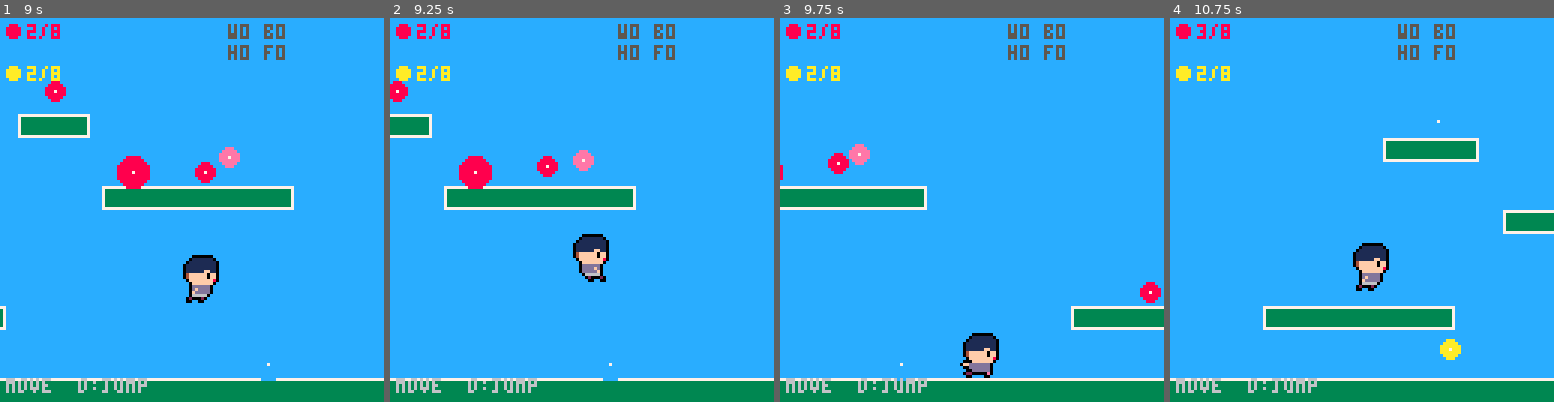
Above: before the commit, frames 1-4 (left to right).
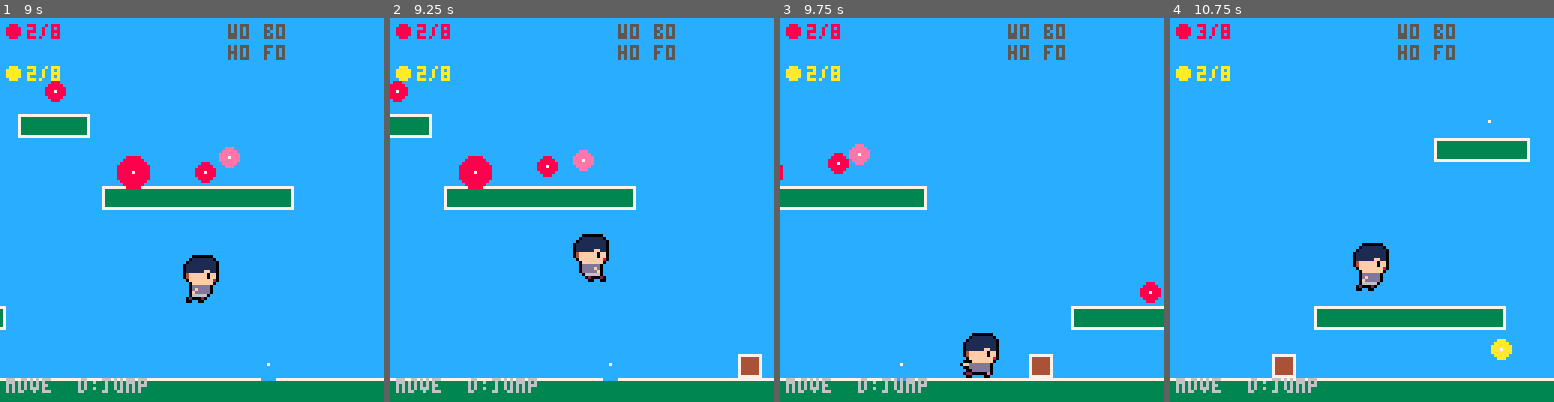
Above: after the commit, the same moments.

Repository: adelacrooz/game1-family-adventure
Game: PICO-8 cartridge game1.p8
Same seed, same stepped clock (60 frames per second), same inputs: the game is played once before the commit and once after it.
Inputs:
- Up to frame 1 (9 s): tap X (X key) at 0.33, 0.7, 1.43, 2.58, 3.1, 3.62, 4.13, 4.65, 5.17, 5.68, 6.2, 6.72, 7.23, 7.75, 8.27, 8.78 s; tap O (Z key) at 1.07, 1.8, 2.43, 3.07, 3.7, 4.33, 4.97, 5.6, 6.23, 6.87, 7.5, 8.13, 8.77 s; hold Right 2.33-3.33 s; hold Right 3.38-4.22 s; hold Up 4.27-4.67 s; hold Right 4.72-5.72 s; hold Down 5.77-6.1 s; hold Left 6.15-6.98 s; hold Right 7.03-8.03 s; hold Right 8.08-8.92 s; hold Up from 8.97 s (still down)
- Up to frame 2 (9.25 s): keep holding Up
- Up to frame 3 (9.75 s): tap X (X key) at 9.3 s; release Up at 9.37 s; tap O (Z key) at 9.4 s; hold Right from 9.42 s (still down)
- Up to frame 4 (10.75 s): tap X (X key) at 9.82, 10.33 s; tap O (Z key) at 10.03, 10.67 s; release Right at 10.42 s; hold Down from 10.47 s (still down)

Frame 1 is identical in both runs. In frame 2, 0.4% of the frame differs, in the area x 90-97%, y 87-94%; in frame 3, 0.4%; in frame 4, 5.2%, in the area x 24-100%, y 26-94%.

Commit message:
Add washed-out trail gap + race hurdle as sprint+jump tutorial
- Splits ground platform to create a 67px washed-out ditch at x=530-597
  with a shallow ditch floor (20px deep) so the player can jump back out
  after a failed attempt
- Adds a caution sign (!) at the left edge of the gap for story context
- Adds a log hurdle at x=386 near the end of the race so the player
  naturally performs a sprint+jump during the race itself
- After winning the race, the kid now delivers a 4-line dialogue noting
  the washed-out trail ahead and that you can jump it; the sprint upgrade
  unlocks when that dialogue closes rather than immediately
- Moves the red music note from x=500 to x=606 so it sits visibly
  across the gap as an incentive to attempt the jump

https://claude.ai/code/session_01YQ8E7Vga6q5EBfgdxeBXjX

Diff:
--- a/game1.p8
+++ b/game1.p8
@@ -123,8 +123,14 @@
 level_width=960
 platforms={
  -- ground split around pit (gap x=620-692, 72px wide = 12x player w)
- {0,120,620,16},
+ -- and washed-out trail gap (x=530-597, 67px wide, 20px deep ditch)
+ {0,120,530,16},
+ {597,120,23,16},
  {692,120,276,16},
+ -- washed-out ditch floor (20px below ground; shallow enough to jump back out)
+ {530,140,67,8},
+ -- race hurdle: a log across the trail near the end of the race
+ {386,112,8,8},
  -- pit side walls (solid, below ground plate, y=136-380)
  {618,136,2,244},
  {692,136,2,244},
@@ -175,8 +181,9 @@
 -- dset slots: 0-7 red, 8-15 blue, 16-23 yellow
 note_defs={
  -- 8 red  (area 1 focus)
+ -- note 7 sits just past the washed-out gap as a visible incentive
  {72,88,8},{152,64,8},{232,88,8},{320,48,8},
- {88,40,8},{270,24,8},{424,88,8},{500,56,8},
+ {88,40,8},{270,24,8},{424,88,8},{606,108,8},
  -- 8 blue (area 2-3)
  {580,88,12},{456,32,12},{532,16,12},{664,88,12},
  {752,64,12},{824,88,12},{700,40,12},{776,24,12},
@@ -309,7 +316,9 @@
  elseif who=="bro" then
   return {"wanna play outside?","i saw a frog","at the lake!"}
  elseif who=="racer" then
-  if race_npc.state=="loss" then
+  if race_npc.state=="win" then
+   return {"nice one, miles!","hey, the trail's","washed out up ahead.","bet you can jump it!"}
+  elseif race_npc.state=="loss" then
    return {"so close, miles!","hold x to run","faster. try again?"}
   end
   return {"hey miles! race me","to the big tree!","first one there wins!"}
@@ -345,7 +354,11 @@
    dset(30,2)
   end
  elseif dlg_who=="racer" then
-  if race_npc.state=="idle" or race_npc.state=="loss" then
+  if race_npc.state=="win" then
+   upgrades.run=true
+   dset(40,1)
+   upgrade_flash={msg="running unlocked!\nhold x to sprint!",t=180}
+  elseif race_npc.state=="idle" or race_npc.state=="loss" then
    race_npc.npc_x=150
    race_npc.state="ready"
    race_npc.timer=45
@@ -924,9 +937,7 @@
   race_npc.npc_x+=2.4
   if p.x>=480 and race_npc.npc_x<480 then
    race_npc.state="win"
-   upgrades.run=true
-   dset(40,1)
-   upgrade_flash={msg="running unlocked!\nhold x to sprint!",t=180}
+   open_dlg("racer")
   elseif race_npc.npc_x>=480 then
    race_npc.state="loss"
   end
@@ -1229,6 +1240,14 @@
   rectfill(pl[1],pl[2],pl[1]+pl[3]-1,pl[2]+pl[4]-1,3)
   rect(pl[1],pl[2],pl[1]+pl[3]-1,pl[2]+pl[4]-1,7)
  end
+ -- race hurdle: draw over platform as a brown log
+ rectfill(386,112,393,119,4)
+ rect(386,112,393,119,7)
+ -- washed-out trail gap: ditch opening + caution sign
+ rectfill(530,120,596,139,4)  -- brown dirt ditch walls
+ line(528,116,528,120,4)      -- sign post
+ rectfill(520,110,536,116,4)  -- sign board
+ print("!",528,111,7)
  draw_critters()
  -- race npc (hidden once running is unlocked)
  if not upgrades.run then
